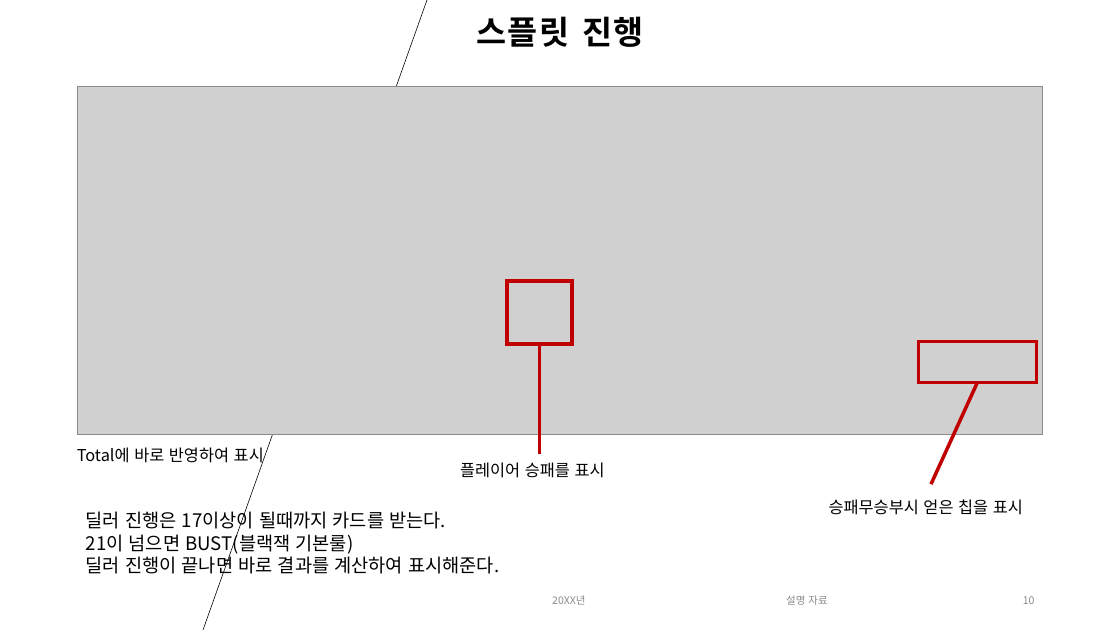
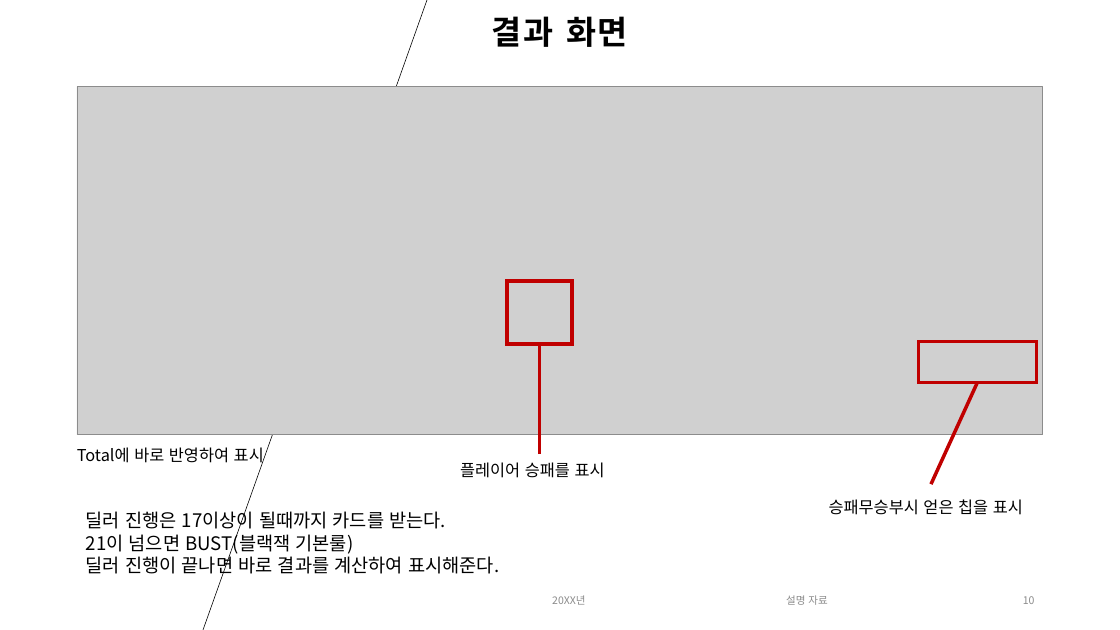
Before and after one commit to humi53/2023_10_BlackJackV2, a slide deck: slide 10 of document/블랙잭 매뉴얼.pptx. Drawn at 1120x630 pixels with LibreOffice and Linux fonts; fonts in the diff are those of the drawing; grey boxes stand for pictures; background and template pictures are left out. Boxes give left, top, right and bottom in pixels: in the first picture for what was removed or moved away, otherwise in the second. Text is boxed around its words. In the diff, an @@ line names an element or a change of style, - is before the commit and + after.

```diff
--- a/document/블랙잭 매뉴얼.pptx
+++ b/document/블랙잭 매뉴얼.pptx
@@ title at (x1=492, y1=16, x2=628, y2=47): text changed @@
-스플릿 진행
+결과 화면
```
Also in this commit, not shown: 24 other files.
